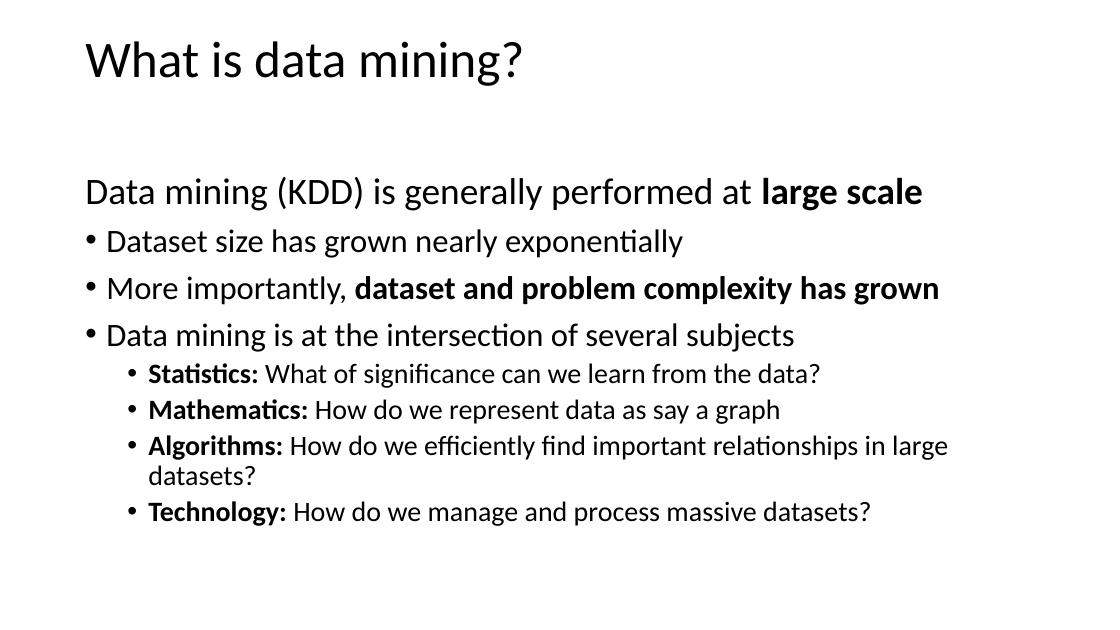
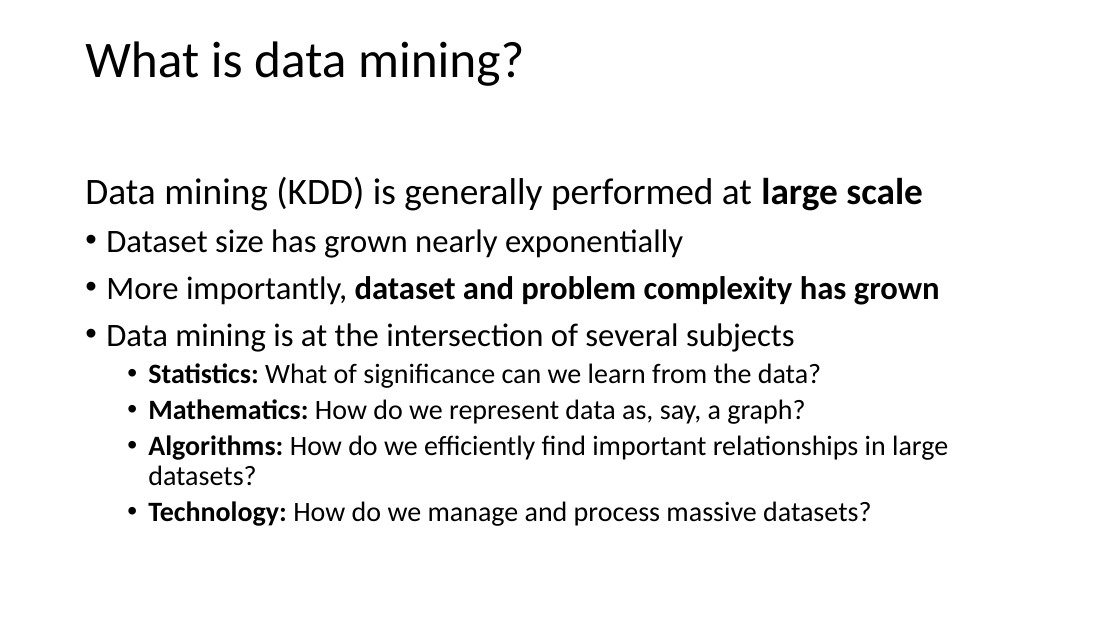
Before and after one commit to StephenElston/CSCI-E-108, a slide deck: slide 3 of slides/1_Introduction.pptx. Drawn at 1120x630 pixels with LibreOffice and Linux fonts; fonts in the diff are those of the drawing. Boxes give left, top, right and bottom in pixels: in the first picture for what was removed or moved away, otherwise in the second. Text is boxed around its words. In the diff, an @@ line names an element or a change of style, - is before the commit and + after.

```diff
--- a/slides/1_Introduction.pptx
+++ b/slides/1_Introduction.pptx
@@ text at [148, 399, 805, 424]: text changed @@
-  • Mathematics: How do we represent data as say a graph
+  • Mathematics: How do we represent data as, say, a graph?
```
Also in this commit, not shown: 4 other slides changed, 1 slide added.
